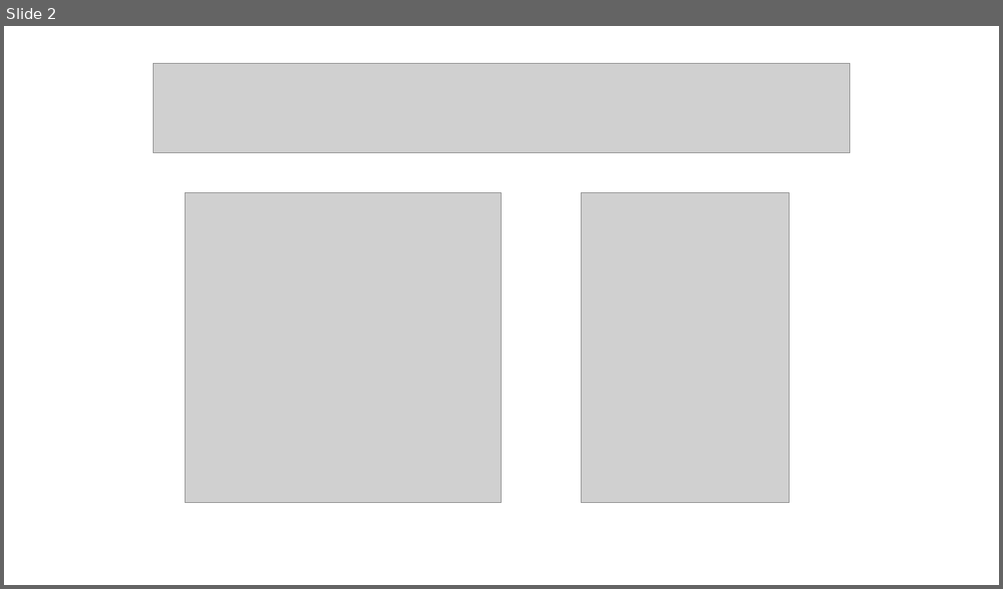
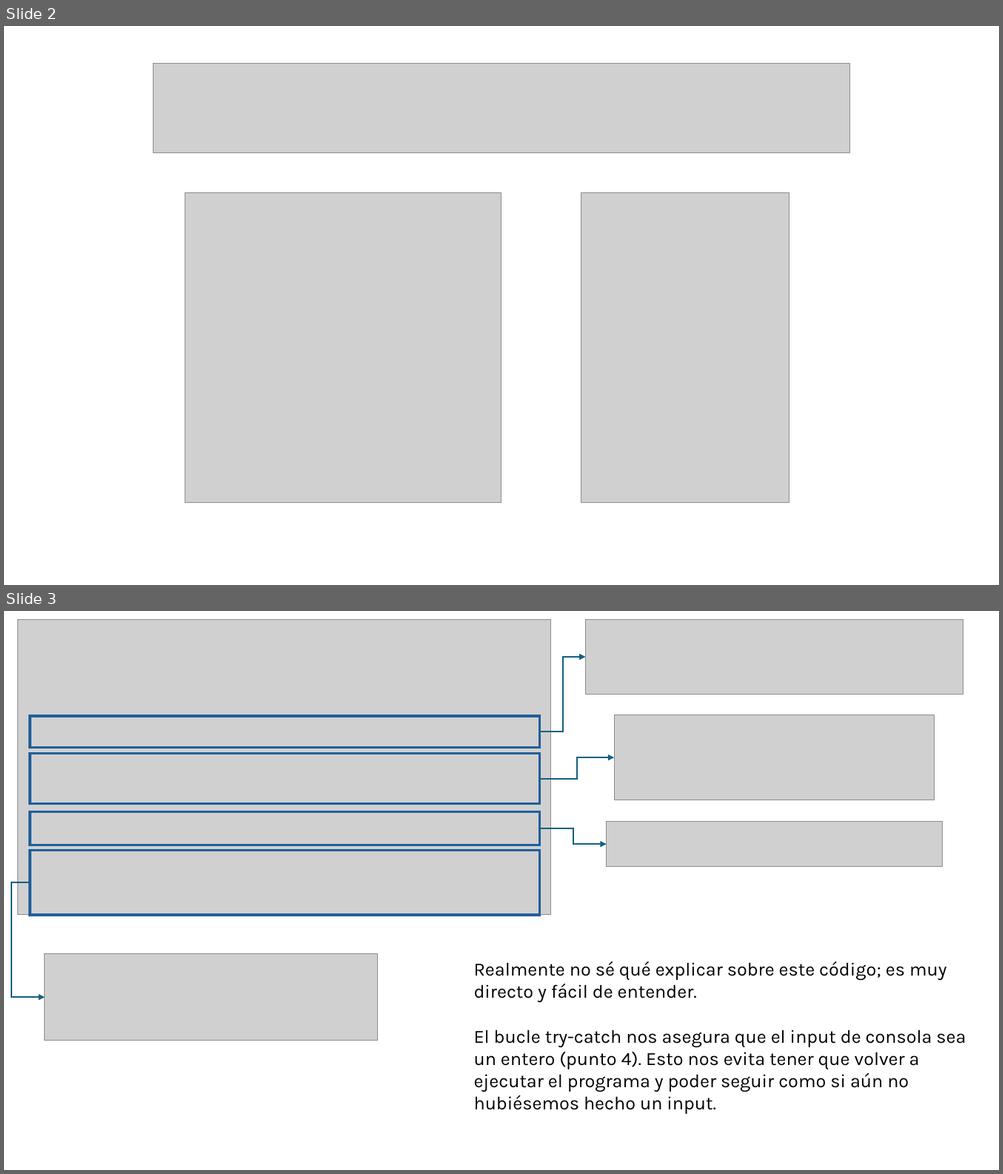
Before and after one commit to AchillesD9-Alex/-2024-Java-Angular-Bootcamp, a slide deck: [JAVA]/C2/TA10/ta10.pptx. Shown one above the other, each under a label of ours: slide 2 before the commit, slides 2 and 3 after it. The pictures are 1003x589 and 1003x1174 pixels, drawn with LibreOffice and Linux fonts; fonts in the diff are those of the drawing; grey boxes stand for pictures. Boxes give left, top, right and bottom in pixels: in the first picture for what was removed or moved away, otherwise in the second. Text is boxed around its words. In the diff, an @@ line names an element or a change of style, - is before the commit and + after.

```diff
--- a/[JAVA]/C2/TA10/ta10.pptx
+++ b/[JAVA]/C2/TA10/ta10.pptx
@@ slide 3 added at (4, 611, 999, 1170), background #FFFFFF @@
@@ picture added at (17, 619, 550, 915) @@
@@ picture added at (585, 619, 963, 695) @@
@@ elbow arrow added from (540, 732) to (585, 657), #156082 1.5 pt @@
@@ rectangle added at (30, 716, 540, 748), outline #215F9A 2.25 pt @@
@@ picture added at (614, 715, 934, 800) @@
@@ rectangle added at (30, 754, 540, 804), outline #215F9A 2.25 pt @@
@@ elbow arrow added from (540, 779) to (614, 758), #156082 1.5 pt @@
@@ rectangle added at (30, 812, 540, 846), outline #215F9A 2.25 pt @@
@@ elbow arrow added from (540, 829) to (606, 845), #156082 1.5 pt @@
@@ picture added at (606, 821, 942, 867) @@
@@ rectangle added at (30, 851, 540, 915), outline #215F9A 2.25 pt @@
@@ elbow arrow added from (30, 883) to (44, 997), #156082 1.5 pt @@
@@ picture added at (44, 954, 377, 1042) @@
@@ text added at (474, 962, 965, 1114), 18 pt, text #000000 @@
+Realmente no sé qué explicar sobre este código; es muy directo y fácil de entender.
+El bucle try-catch nos asegura que el input de consola sea un entero (punto 4). Esto nos evita tener que volver a ejecutar el programa y poder seguir como si aún no hubiésemos hecho un input.
```
Also in this commit, not shown: 2 other slides added, 4 slides removed, 1 other file.
